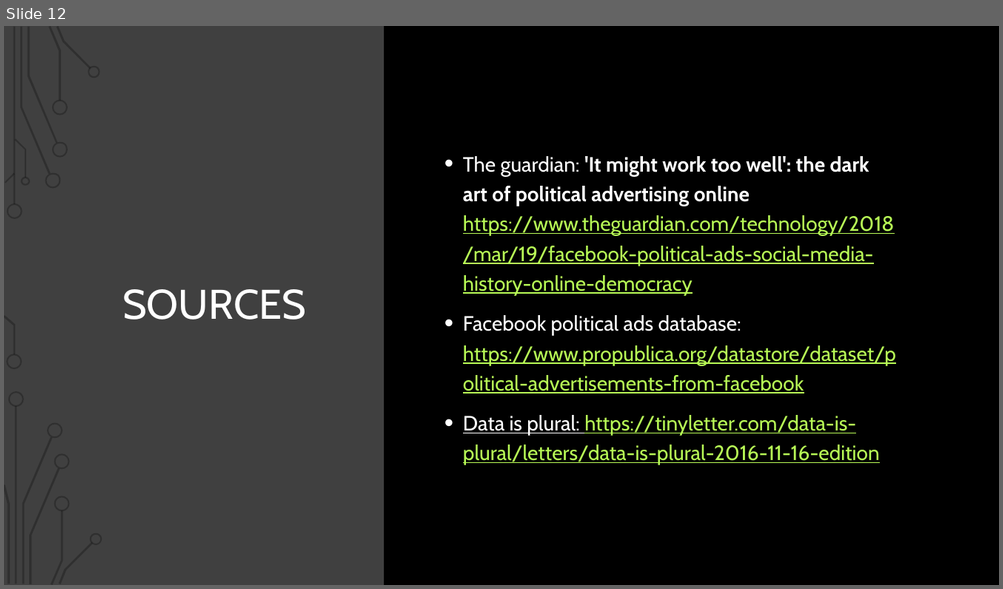
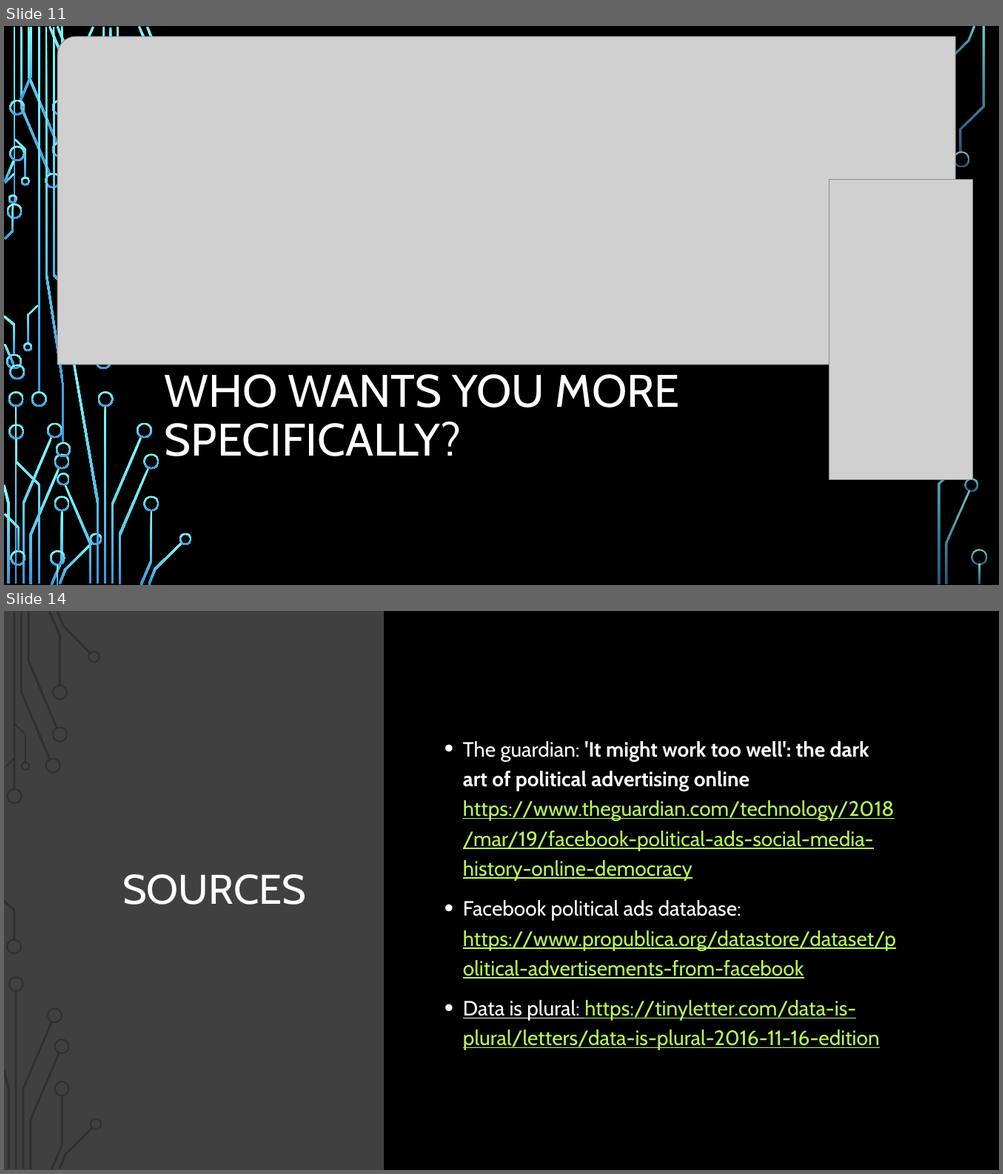
Before and after one commit to Djtvdoug/Dtorres-political-facebook-ads-capstone, a slide deck: faceboook ads presentation.pptx. Shown one above the other, each under a label of ours: slide 12 before the commit, slides 11 and 14 after it; the slides between them are not shown. The pictures are 1003x589 and 1003x1174 pixels, drawn with LibreOffice and Linux fonts; fonts in the diff are those of the drawing; grey boxes stand for pictures; background and template pictures are left out. Boxes give left, top, right and bottom in pixels: in the first picture for what was removed or moved away, otherwise in the second. Text is boxed around its words. In the diff, an @@ line names an element or a change of style, - is before the commit and + after.

```diff
--- a/faceboook ads presentation.pptx
+++ b/faceboook ads presentation.pptx
@@ slide 11 added at [4,26,999,585], background picture (left out); not listed: 17 template elements that a slide beside it also shows @@
@@ picture added at [58,36,956,365] @@
@@ picture added at [828,180,973,480] @@
@@ title added at [165,375,679,457], 44 pt, text #FFFFFF @@
+WHO WANTS YOU MORE SPECIFICALLY?
@@ group added at [4,26,192,585]: 50 freeform shapes, 4 rectangles @@
@@ group added at [6,64,987,584]: 18 freeform shapes @@
@@ what was slide 12 is now slide 14 @@
```
Also in this commit, not shown: 8 slides changed, 2 other slides added, 1 slide removed, 19 other files.
